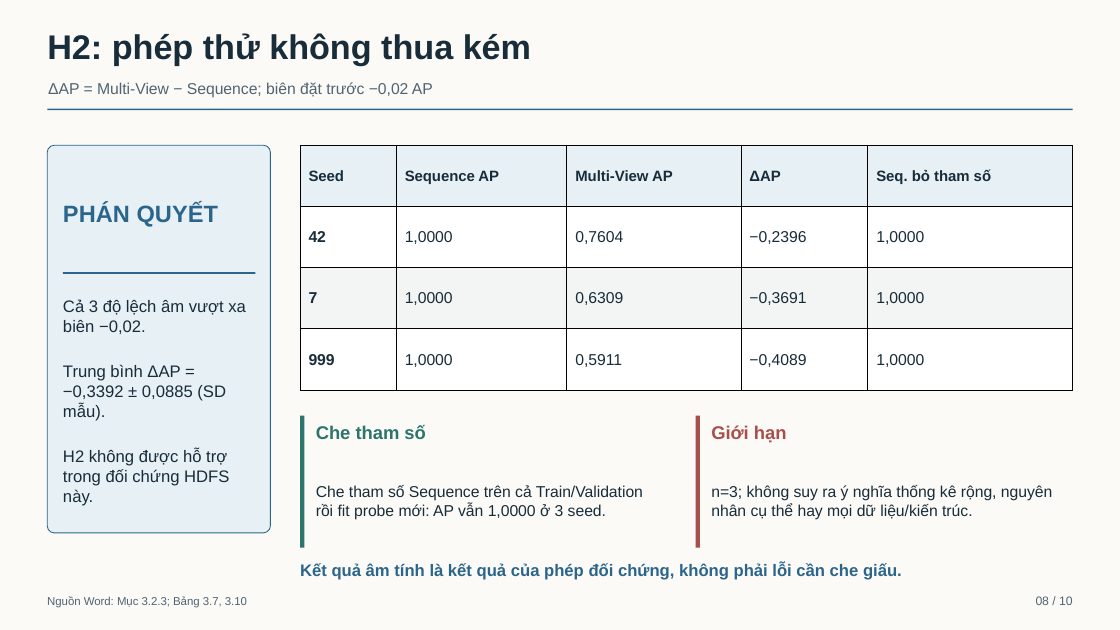
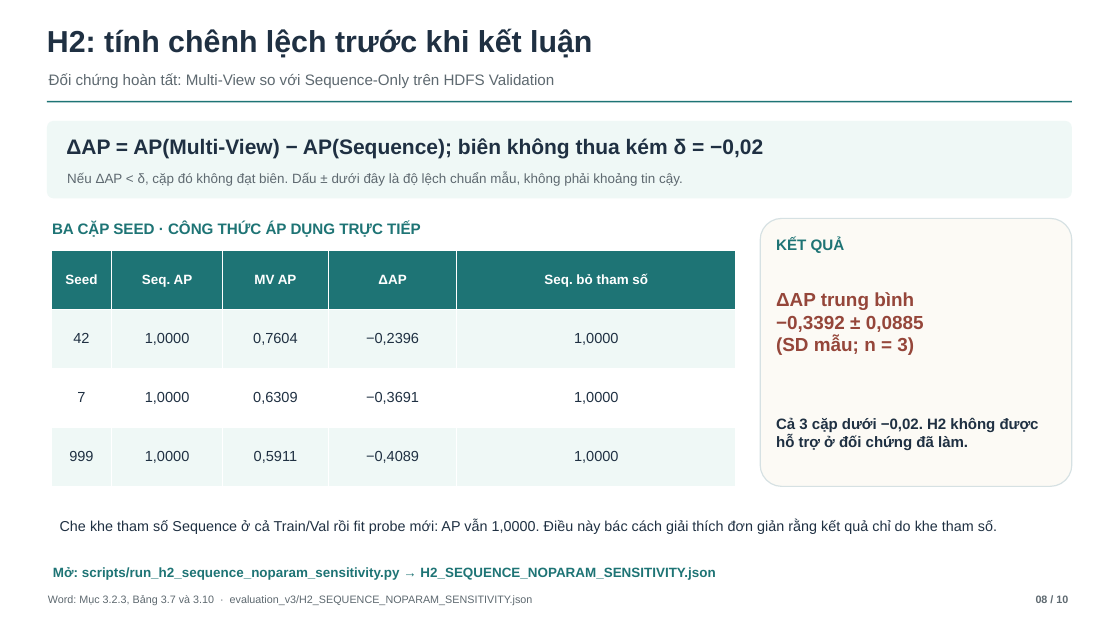
Before and after one commit to Minhlike/chuyen-de-chuyen-sau, a slide deck: slide 8 of bao-ve/Bao-cao-chuyen-de-10-slide-v4.pptx. Drawn at 1120x630 pixels with LibreOffice and Linux fonts; fonts in the diff are those of the drawing. Boxes give left, top, right and bottom in pixels: in the first picture for what was removed or moved away, otherwise in the second. Text is boxed around its words. In the diff, an @@ line names an element or a change of style, - is before the commit and + after.

```diff
--- a/bao-ve/Bao-cao-chuyen-de-10-slide-v4.pptx
+++ b/bao-ve/Bao-cao-chuyen-de-10-slide-v4.pptx
@@ background #FBFAF6 to #FFFFFF @@
@@ text at (47, 28, 592, 58): text changed; size 13.5 to 26 pt; text colour #506473 to #1F3042; bold on @@
-ΔAP = Multi-View − Sequence; biên đặt trước −0,02 AP
+H2: tính chênh lệch trước khi kết luận
@@ text removed at (47, 33, 531, 65) @@
-H2: phép thử không thua kém
@@ text added at (49, 73, 554, 88), 13 pt, text #5E6970 @@
+Đối chứng hoàn tất: Multi-View so với Sequence-Only trên HDFS Validation
@@ rectangle: place and size @@
-rectangle at (47, 108, 1073, 110)
+rectangle at (47, 101, 1072, 103)
@@ rectangle at (47, 101, 1072, 103): fill #2B658B to #1E7475 @@
@@ rounded rectangle removed at (47, 145, 271, 533) @@
@@ rounded rectangle added at (47, 121, 1072, 198), fill #EFF8F6 @@
@@ text added at (66, 138, 763, 158), 18 pt, text #1F3042, bold @@
+ΔAP = AP(Multi-View) − AP(Sequence); biên không thua kém δ = −0,02
@@ text at (67, 172, 683, 186): text changed; size 14.2 to 11.5 pt; text colour #182C39 to #5E6970 @@
-Cả 3 độ lệch âm vượt xa biên −0,02.
-Trung bình ΔAP = −0,3392 ± 0,0885 (SD mẫu).
-H2 không được hỗ trợ trong đối chứng HDFS này.
+Nếu ΔAP < δ, cặp đó không đạt biên. Dấu ± dưới đây là độ lệch chuẩn mẫu, không phải khoảng tin cậy.
@@ text removed at (63, 203, 218, 227) @@
-PHÁN QUYẾT
@@ text added at (52, 222, 421, 237), 13 pt, text #1E7475, bold @@
+BA CẶP SEED · CÔNG THỨC ÁP DỤNG TRỰC TIẾP
@@ rounded rectangle added at (760, 218, 1072, 486), fill #FCFAF5, outline #D6E1E3 1 pt @@
@@ text added at (776, 237, 845, 253), 13 pt, text #1E7475, bold @@
+KẾT QUẢ
@@ table at (51, 250, 736, 486) @@
-row 1, column 2: Sequence AP
+row 1, column 2: Seq. AP
-row 1, column 3: Multi-View AP
+row 1, column 3: MV AP
@@ fill #E7F0F5 to #1E7475 in row 1 @@
@@ fill #FFFFFF to #EFF8F6 in 10 cells @@
@@ fill #F2F5F4 to #FFFFFF in row 3 @@
@@ size 12.8 to 11.5 pt, text colour #182C39 to #FFFFFF in "Seed", "ΔAP", "Seq. bỏ tham số" @@
@@ size 13.5 to 12.5 pt, text colour #182C39 to #1F3042 in "42", "1,0000", "0,7604", "−0,2396" and 11 more places @@
@@ bold off in "42", "7", "999" @@
@@ alignment left to centre @@
@@ borders changed @@
@@ table: place and size @@
-table at (300, 145, 1073, 391)
+table at (51, 250, 736, 486)
@@ rectangle removed at (63, 272, 255, 274) @@
@@ text added at (776, 292, 924, 355), 16.2 pt, text #95463A, bold @@
+ΔAP trung bình
+−0,3392 ± 0,0885
+(SD mẫu; n = 3)
@@ rectangle removed at (300, 416, 304, 548) @@
@@ rectangle removed at (696, 416, 700, 548) @@
@@ text at (776, 417, 1039, 450): text changed; size 15.8 to 12.9 pt; text colour #A84F4B to #1F3042 @@
-Giới hạn
+Cả 3 cặp dưới −0,02. H2 không được hỗ trợ ở đối chứng đã làm.
@@ text removed at (316, 425, 425, 439) @@
-Che tham số
@@ text removed at (711, 485, 1052, 520) @@
-n=3; không suy ra ý nghĩa thống kê rộng, nguyên nhân cụ thể hay mọi dữ liệu/kiến trúc.
@@ text at (60, 519, 997, 534): text changed; size 13.5 to 12.3 pt; text colour #182C39 to #1F3042 @@
-Che tham số Sequence trên cả Train/Validation rồi fit probe mới: AP vẫn 1,0000 ở 3 seed.
+Che khe tham số Sequence ở cả Train/Val rồi fit probe mới: AP vẫn 1,0000. Điều này bác cách giải thích đơn giản rằng kết quả chỉ do khe tham số.
@@ text at (53, 567, 715, 580): text changed; size 14.2 to 11.5 pt; text colour #2B658B to #1E7475 @@
-Kết quả âm tính là kết quả của phép đối chứng, không phải lỗi cần che giấu.
+Mở: scripts/run_h2_sequence_noparam_sensitivity.py → H2_SEQUENCE_NOPARAM_SENSITIVITY.json
@@ text at (48, 595, 533, 605): text changed; size 9.8 to 9.2 pt; text colour #506473 to #5E6970 @@
-Nguồn Word: Mục 3.2.3; Bảng 3.7, 3.10
+Word: Mục 3.2.3, Bảng 3.7 và 3.10 · evaluation_v3/H2_SEQUENCE_NOPARAM_SENSITIVITY.json
@@ text "08 / 10" at (1036, 595, 1068, 606): size 10.5 to 9.2 pt, text colour #506473 to #5E6970, bold on @@
```
Also in this commit, not shown: 5 other slides changed, 2 slides added, 2 slides removed, 5 other files.
